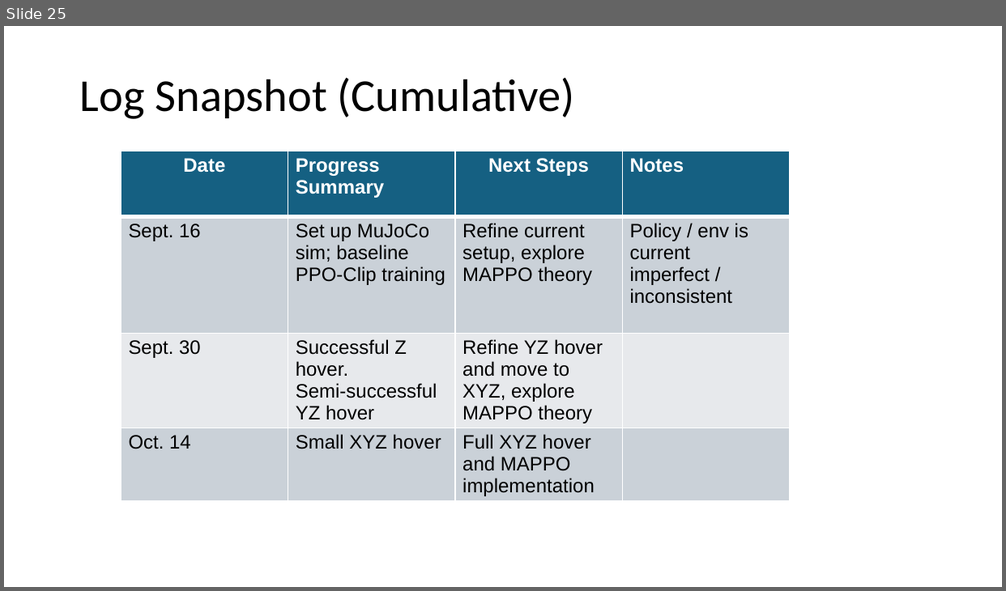
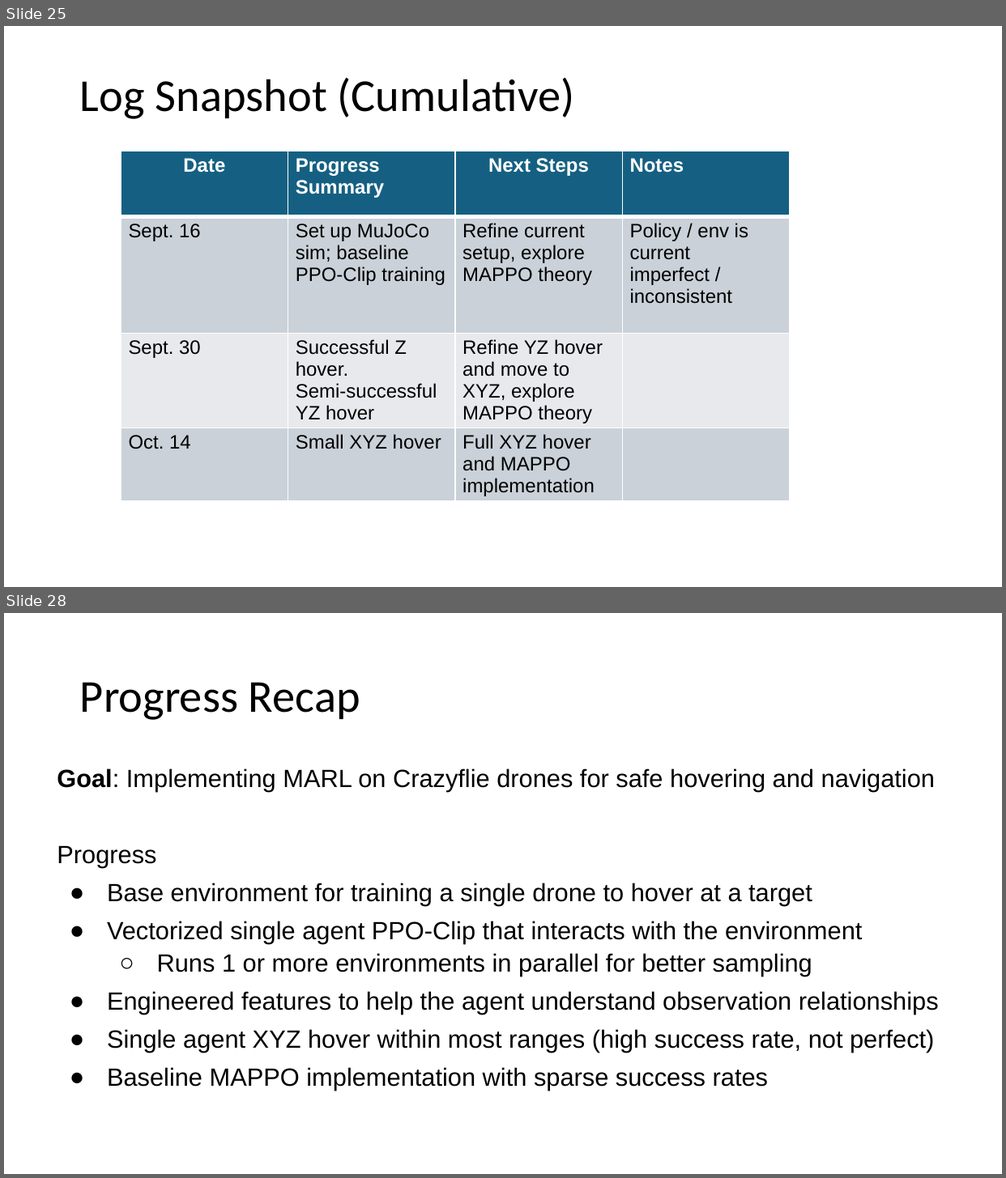
Before and after one commit to shazia-dewan/multi-agentCrazyflieLift, a slide deck: docs/MIRL LAB Honours Project Bi-Weekly Update.pptx. Shown one above the other, each under a label of ours: slide 25 before the commit, slides 25 and 28 after it; the slides between them are not shown. The pictures are 1006x591 and 1006x1178 pixels, drawn with LibreOffice and Linux fonts; fonts in the diff are those of the drawing. Boxes give left, top, right and bottom in pixels: in the first picture for what was removed or moved away, otherwise in the second. Text is boxed around its words. In the diff, an @@ line names an element or a change of style, - is before the commit and + after.

```diff
--- a/docs/MIRL LAB Honours Project Bi-Weekly Update.pptx
+++ b/docs/MIRL LAB Honours Project Bi-Weekly Update.pptx
@@ slide 28 added at [4, 613, 1002, 1174], background #FFFFFF @@
@@ title added at [80, 682, 360, 720], 33 pt, text #000000 @@
+Progress Recap
@@ text added at [57, 769, 939, 1091], 18 pt, text #000000 @@
+Goal: Implementing MARL on Crazyflie drones for safe hovering and navigation
+Progress
+● Base environment for training a single drone to hover at a target
+● Vectorized single agent PPO-Clip that interacts with the environment
+  ○ Runs 1 or more environments in parallel for better sampling
+● Engineered features to help the agent understand observation relationships
+● Single agent XYZ hover within most ranges (high success rate, not perfect)
+● Baseline MAPPO implementation with sparse success rates
```
Also in this commit, not shown: 10 other slides added, 1 other file.
